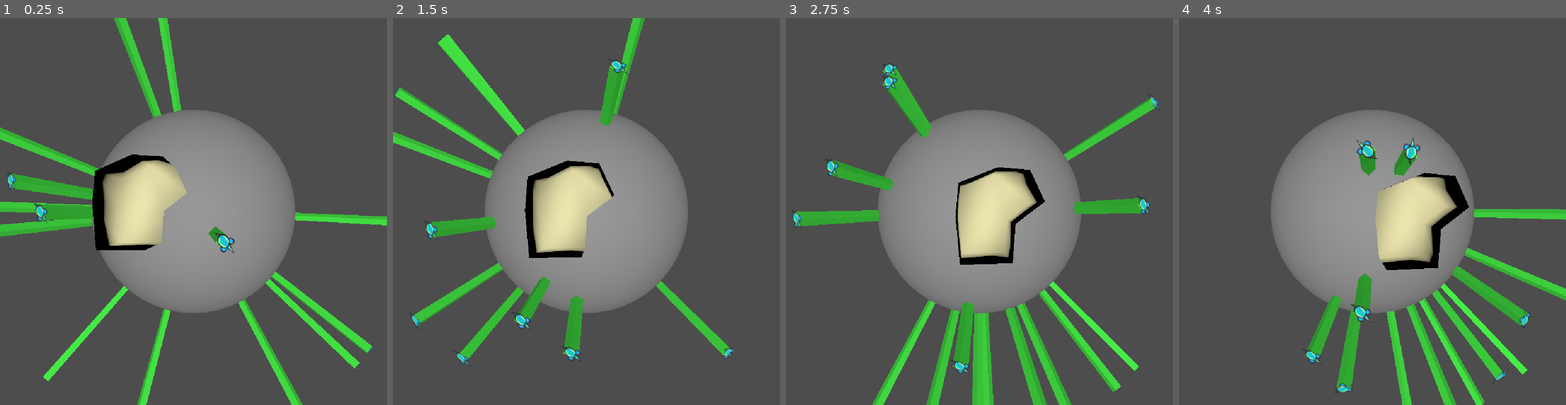
Above: before the commit, frames 1-4 (left to right).
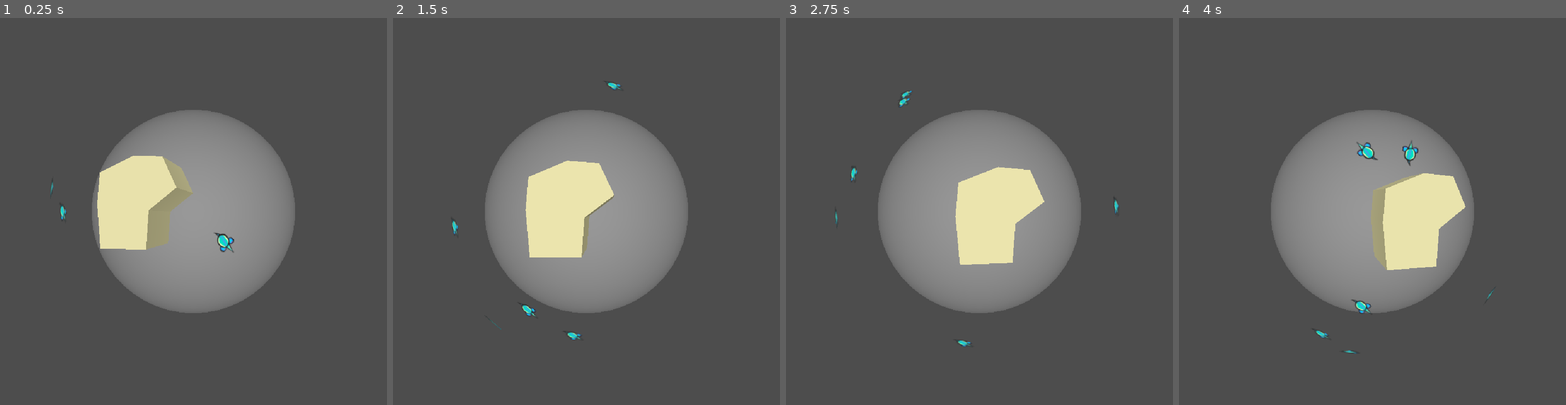
Above: after the commit, the same moments.

Repository: eirik1502/godot-patterns
Game: Godot game, scene res://parallel_world/parallel_world_main.tscn
Two runs of this game, one before a commit and one after it. Both use one fixed random seed, a clock stepped at 60 frames per second and the inputs below. The project has no main scene, so this scene is started directly.
Inputs:
- Up to frame 1 (0.25 s): no input
- Up to frame 2 (1.5 s): hold D 0.53-1.28 s; hold S from 1.28 s (still down)
- Up to frame 3 (2.75 s): release S at 2.03 s; hold D from 2.03 s (still down)
- Up to frame 4 (4 s): release D at 2.78 s; hold W 2.78-3.53 s; hold A from 3.53 s (still down)

The runs differ from the first frame. In frame 1, 11% of the frame differs, in the area x 0-100%, y 0-100%; in frame 2, 9.4%; in frame 3, 12%, in the area x 1-97%, y 11-100%; in frame 4, 9.9%.

Commit message:
fix extrusion

Diff:
--- a/parallel_world/character.tscn
+++ b/parallel_world/character.tscn
@@ -32,5 +32,6 @@
 
 [node name="CSGBox3D" type="CSGBox3D" parent="Node3D" unique_id=208891874]
 transform = Transform3D(1, 0, 0, 0, 1, 0, 0, 0, 1, 0, -10, 0)
+visible = false
 size = Vector3(1, 19.9, 1)
 material = SubResource("StandardMaterial3D_1abjl")
--- a/parallel_world/parallel_world.tscn
+++ b/parallel_world/parallel_world.tscn
@@ -13,10 +13,12 @@
 [node name="Camera3D" type="Camera3D" parent="." unique_id=744078889]
 transform = Transform3D(1, 0, 0, 0, -4.371139e-08, 1, 0, -1, -4.371139e-08, 0, 20, 0)
 current = true
-size = 40.0
+size = 32.308
 
 [node name="PlanetConfig" type="Node" parent="." unique_id=2092949902]
 script = ExtResource("1_3g8hg")
+planet_radius = 20.0
+planet_dist = 20.0
 metadata/_custom_type_script = "uid://omhcb3xrog12"
 
 [node name="CSGSphere3D" type="CSGSphere3D" parent="." unique_id=259425159]
--- a/parallel_world/polygon_extruder.gd
+++ b/parallel_world/polygon_extruder.gd
@@ -30,35 +30,37 @@
 	var v = func(i, y):
 		return Vector3(polygon[i].x * s, y, -polygon[i].y * s)
 
-	# -------------------
-	# FRONT FACE (use triangulation directly, no fan)
-	# -------------------
+	var add_triangle = func(vertecies: Array):
+		var to_1 = vertecies[1] - vertecies[0]
+		var to_2 = vertecies[2] - vertecies[0]
+		var normal = to_2.cross(to_1).normalized()
+		for vertex in vertecies:
+			st.set_normal(normal)
+			st.add_vertex(vertex)
+
+	var add_face = func(indices_indices: Array, z: float):
+		var a_i = indices[indices_indices[0]]
+		var b_i = indices[indices_indices[1]]
+		var c_i = indices[indices_indices[2]]
+
+		var a = v.call(a_i, z)
+		var b = v.call(b_i, z)
+		var c = v.call(c_i, z)
+
+		add_triangle.call([a, b, c])
+
+	if depth < 0:
+		indices.reverse()
+
 	for i in range(0, indices.size(), 3):
-		var a = indices[i]
-		var b = indices[i + 1]
-		var c = indices[i + 2]
+		add_face.call([i, i+1, i+2], 0.0)
 
-		st.add_vertex(v.call(a, 0.0))
-		st.add_vertex(v.call(b, 0.0))
-		st.add_vertex(v.call(c, 0.0))
+	for i in range(0, indices.size(), 3):
+		add_face.call([i, i+2, i+1], depth)
 
-	# -------------------
-	# BACK FACE (same triangles, reversed winding)
-	# -------------------
-	for i in range(0, indices.size(), 3):
-		var a = indices[i]
-		var b = indices[i + 1]
-		var c = indices[i + 2]
-
-		st.add_vertex(v.call(a, depth))
-		st.add_vertex(v.call(c, depth))
-		st.add_vertex(v.call(b, depth))
-
-	# -------------------
-	# SIDES (edge-based, independent of triangulation)
-	# -------------------
+	if depth < 0:
+		polygon.reverse()
 	var n = polygon.size()
-
 	for i in range(n):
 		var next = (i + 1) % n
 
@@ -67,15 +69,10 @@
 		var b1 = v.call(next, depth)
 		var a1 = v.call(i, depth)
 
-		st.add_vertex(a0)
-		st.add_vertex(b0)
-		st.add_vertex(b1)
+		add_triangle.call([a0, b0, b1])
+		add_triangle.call([a0, b1, a1])
 
-		st.add_vertex(a0)
-		st.add_vertex(b1)
-		st.add_vertex(a1)
-
-	st.generate_normals()
+	#st.generate_normals()
 
 	var mesh = ArrayMesh.new()
 	st.commit(mesh)
